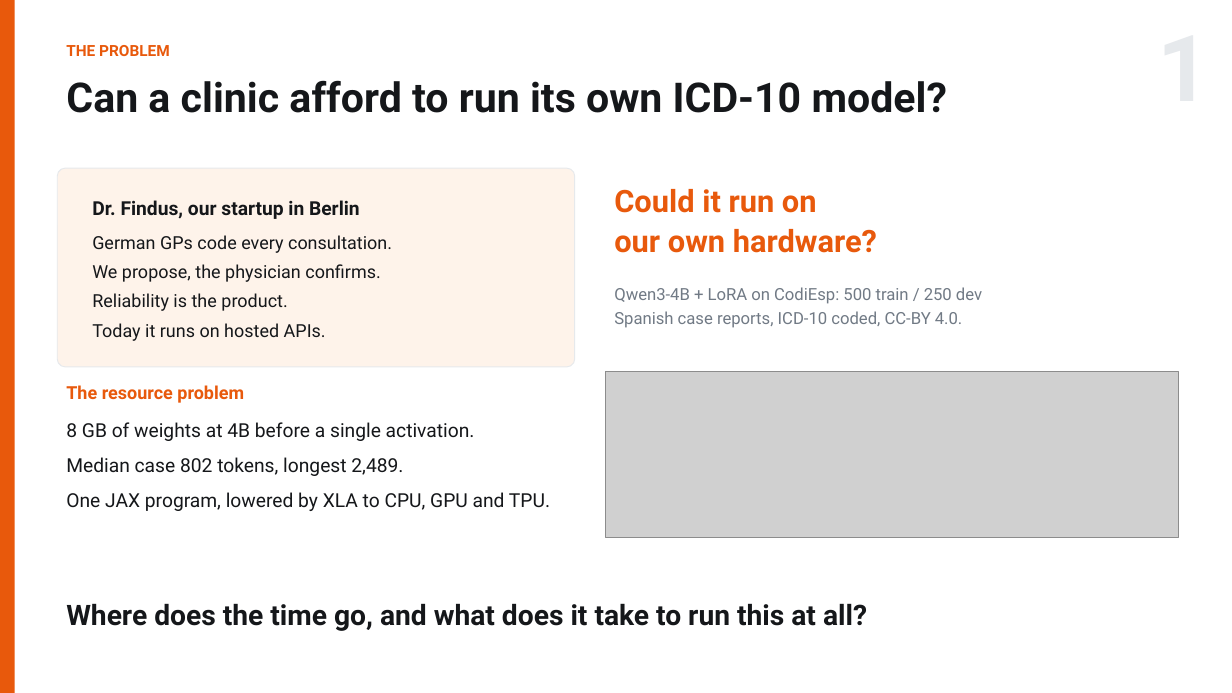
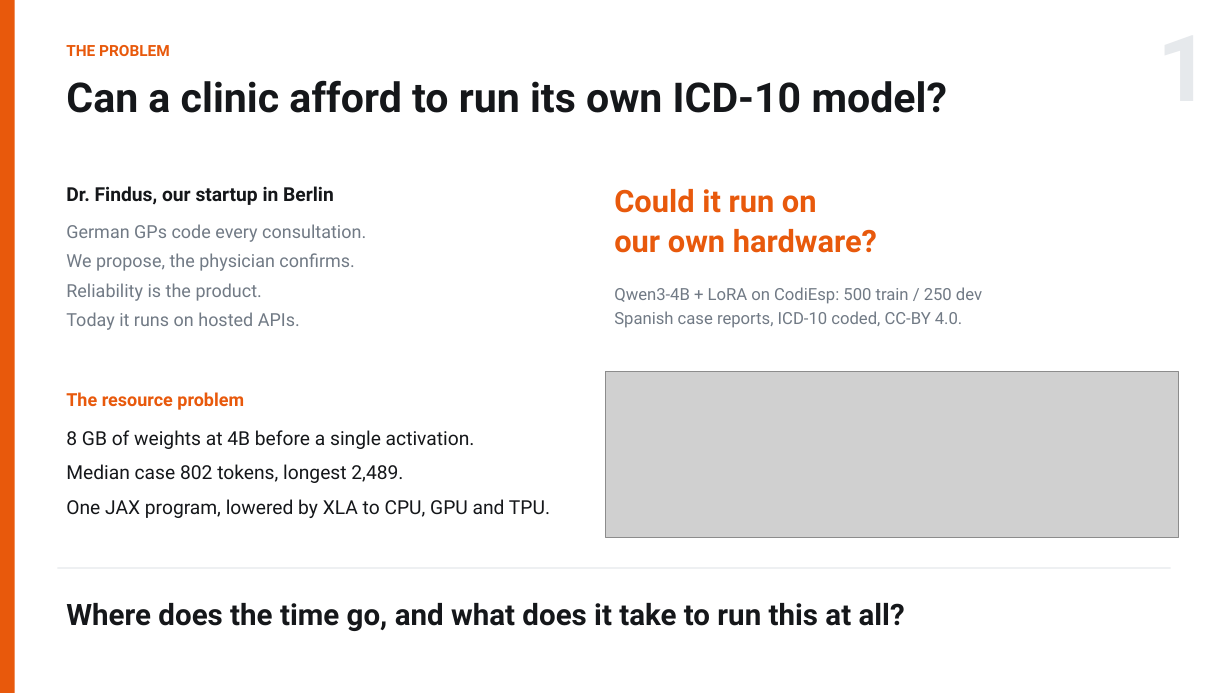
Before and after one commit to RN0L/qwen3-icd10-scaling, a slide deck: slide 1 of slides/ME344_Final_Arnold_Hambuch.pptx. Drawn at 1232x693 pixels with LibreOffice and Linux fonts; fonts in the diff are those of the drawing; grey boxes stand for pictures. Boxes give left, top, right and bottom in pixels: in the first picture for what was removed or moved away, otherwise in the second. Text is boxed around its words. In the diff, an @@ line names an element or a change of style, - is before the commit and + after.

Commit message:
Deck: cut the card grids, let one thing per slide be loud
Two boxes read as machine-written and are gone: the "Scaling recommendation"
paragraph and the "What this means for Dr. Findus" card. Both were four to six
lines of running prose inside a tinted rectangle, which is a document pretending
to be a slide.

The wider problem was that the tinted rounded card had become the default wrapper
for anything that was not a table or a chart -- eight of them across five slides,
every one the same size and weight. When everything is enclosed, nothing is
emphasised. Down to two, and both earn it: slide 3's red card is the one anomaly
in the whole project (a run that reported 11 million tokens/s with status ok), and
slide 2's outlined bar is the storage path the slide builds towards.

What replaced them:

  slide 1  the startup block loses its tint, so the problem statement is no longer
           the second-loudest thing on the problem slide; the research question
           gets a rule above it and moves up out of a dead band
  slide 2  three identical cards become three columns with a rule and hairline
           dividers -- same structure, without three equal boxes
  slide 4  two cards become type on hairlines, which also fills the empty quadrant
  slide 5  three equal stat cards and two prose blocks become one 96pt number,
           two subordinate findings, and a bottom band: a directive and the cost
           pair as a number rather than a paragraph

Cost survives the edit, without the framing: $0.56 against $5.72 per 1,000 steps,
with the proxy caveat kept.

Tooling, because this could not be checked by eye:

- the layout check now estimates each text block's real occupied rectangle and
  flags text overlapping text, not just text crossing a slide edge. It found four
  collisions immediately, including one in stat() where the caption offset was a
  fixed 0.74in regardless of how large the number was set.
- slides/preview.py rasterises the deck with Pillow. There is no headless PPTX
  renderer on this machine and driving Keynote by AppleScript blocks on a
  permissions prompt, which left slide design being changed sight-unseen. It is an
  approximation and says so.

The committed PDF is NOT regenerated by this commit and is now stale.

```diff
--- a/slides/ME344_Final_Arnold_Hambuch.pptx
+++ b/slides/ME344_Final_Arnold_Hambuch.pptx
@@ text "Dr. Findus, our startup in ...": place and size @@
-text "Dr. Findus, our startup in ..." at [92,200,360,219]
+text "Dr. Findus, our startup in ..." at [66,186,334,205]
@@ text "Dr. Findus, our startup in ..." at [66,186,334,205]: less space between paragraphs @@
@@ rounded rectangle removed at [57,168,575,367] @@
@@ text "German GPs code every consultation.": place and size @@
-text "German GPs code every consultation." at [92,235,392,341]
+text "German GPs code every consultation." at [66,224,366,330]
@@ text "German GPs code every consultation." at [66,224,366,330]: text colour #15171A to #717A85 @@
@@ text "The resource problem": place and size @@
-text "The resource problem" at [66,385,244,403]
+text "The resource problem" at [66,392,244,410]
@@ text "8 GB of weights at ...": place and size @@
-text "8 GB of weights at ..." at [66,422,550,511]
+text "8 GB of weights at ..." at [66,430,550,518]
@@ rectangle added at [57,567,1171,568], fill #E6E9EC @@
@@ text "Where does the time go, ..." at [66,603,905,631]: size 22 to 23 pt @@
```
Also in this commit, not shown: 3 other slides changed, 3 other files.
